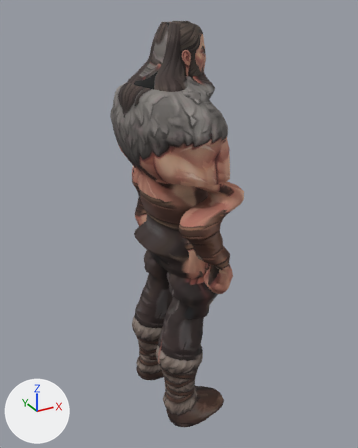
An edit to the glTF model assets/models/npcs/npc_gorvek.glb, drawn before and after from the same camera.
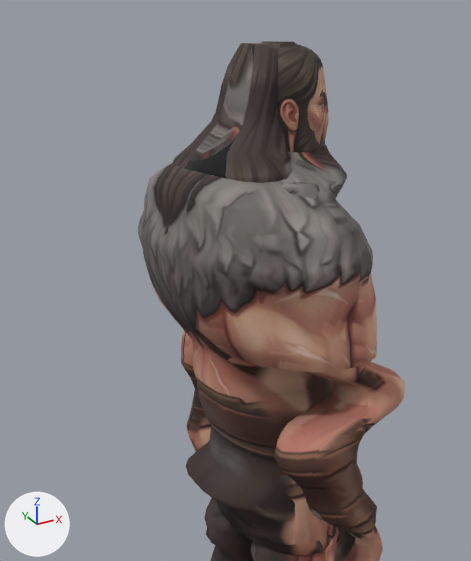
The first picture shows the older version from a camera (50 mm lens) standing at (-1.049, -1.9, 1.951) and looking at (-0.006, -0.004, 1.004). The close-ups show the older and then the newer version on the part from 11% to 77% of the width and 0% to 63% of the height of that picture. Only the edits that show in the close-ups are written down. Every picture has the same lights, and +X, +Y and +Z are marked at lower left. Vertices at exactly the same position are counted once.

The older version as bpy lines, for what is in view:
```python
me_arm_l = bpy.data.meshes.new('arm_L')
me_arm_l.from_pydata(...)  # 3566 vertices, 7104 faces; spans x -0.27..0.16, y -0.41..0.4, z 0.01..1.9
me_arm_l.materials.append(mat_body)
ob_arm_l = bpy.data.objects.new('arm_L', me_arm_l)
ob_arm_l.location = (0.0, 0.0, 0.0)
```
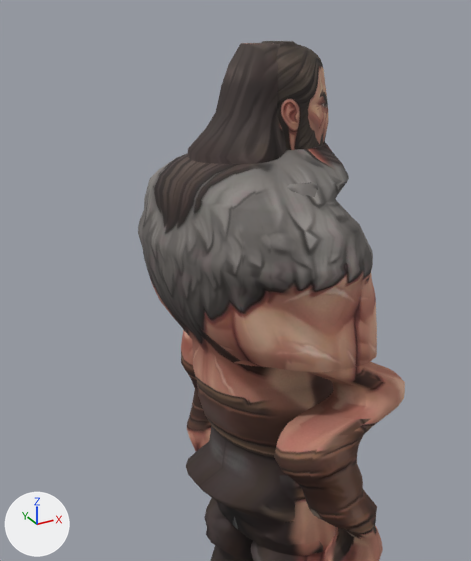
Changed parts and their boxes (x1, y1, x2, y2) in the close-ups (471 x 561 px; the box of a moved part takes in the faces that stretch with it):
part 1 of me_arm_l, moved or reshaped
    before: (151, 44, 347, 207)
    after: (151, 44, 349, 207)
part 2 of me_arm_l, surface changed
    both: (205, 41, 312, 478)

Diff of the bpy script that builds the scene:
```diff
--- a/assets/models/npcs/npc_gorvek.glb.py
+++ b/assets/models/npcs/npc_gorvek.glb.py
@@ me_arm_l @@
 # used by ob_arm_l; location = (0.0, 0.0, 0.0)
-me_arm_l.from_pydata(...)  # 3566 vertices, 7104 faces; spans x -0.27..0.16, y -0.41..0.4, z 0.01..1.9
+me_arm_l.from_pydata(...)  # 3470 vertices, 6912 faces; spans x -0.27..0.16, y -0.41..0.4, z 0.01..1.9
+# me_arm_l part 1: 138 vertices moved from x -0.24..0.12, y -0.24..0.25, z 1.58..1.86 to x -0.24..0.12, y -0.23..0.24, z 1.58..1.86; 156 vertices removed from x -0.22..0.11, y -0.21..0.21, z 1.58..1.86; 60 vertices added at x -0.2..0.1, y -0.22..0.22, z 1.58..1.85
+# me_arm_l part 2: 291 kept faces spanning x -0.19..0.14, y -0.34..0.37, z 0.01..1.9 get new texture (UV) coordinates
 me_arm_l.materials.append(mat_body)
```
